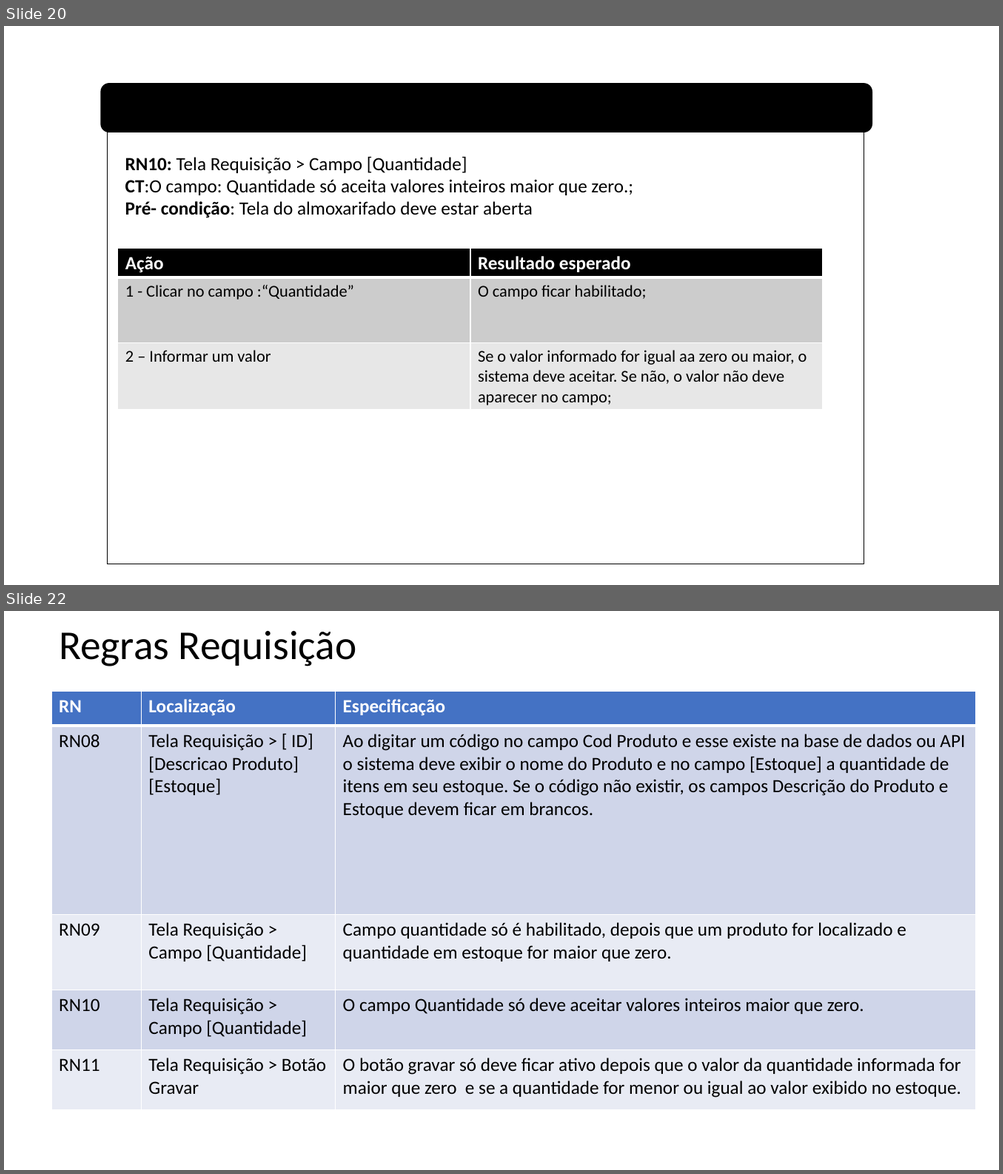
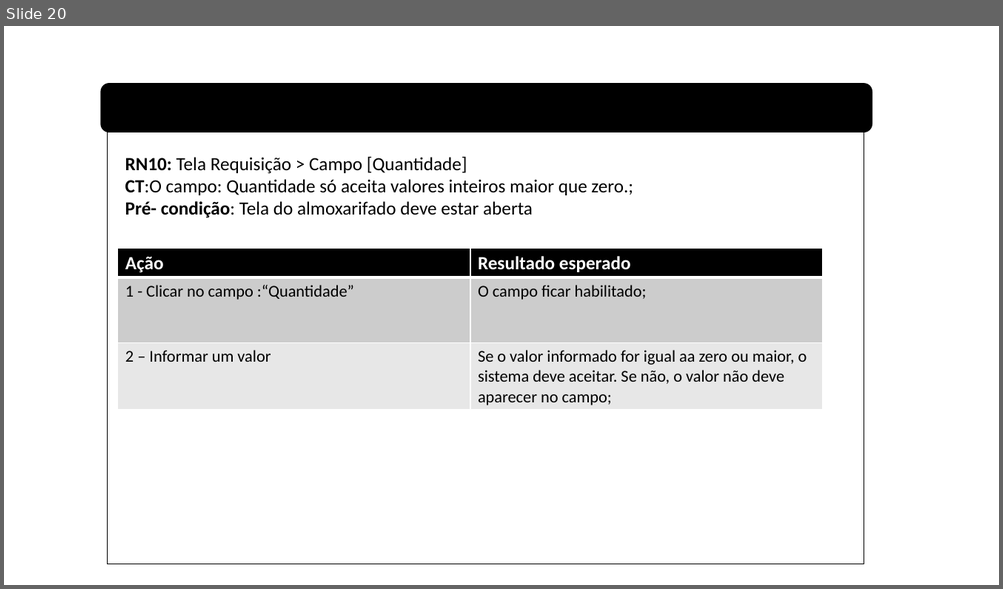
Before and after one commit to viniciuss1812/Almoxarifado, a slide deck: RegrasNegocio/RN_Requisitos.pptx. Shown one above the other, each under a label of ours: slides 20 and 22 before the commit, slide 20 after it; the slides between them are not shown. The pictures are 1003x1174 and 1003x589 pixels, drawn with LibreOffice and Linux fonts; fonts in the diff are those of the drawing. Boxes give left, top, right and bottom in pixels: in the first picture for what was removed or moved away, otherwise in the second. Text is boxed around its words. In the diff, an @@ line names an element or a change of style, - is before the commit and + after.

```diff
--- a/RegrasNegocio/RN_Requisitos.pptx
+++ b/RegrasNegocio/RN_Requisitos.pptx
@@ slide 22 removed at (4, 611, 999, 1170), background #FFFFFF @@
@@ title removed at (59, 631, 357, 667) @@
-Regras Requisição
@@ table removed at (52, 691, 976, 1110), 5 rows, 3 columns @@
-RN | Localização | Especificação
-RN08 | Tela Requisição > [ ID] [Descricao Produto] [Estoque] | Ao digitar um código no campo Cod Produto e esse existe na base de dados ou API o sistema deve exibir o nome do Produto e no campo [Estoque] a quantidade de itens em seu estoque. Se o código não existir, os campos Descrição do Produto e Estoque devem ficar em brancos.
-RN09 | Tela Requisição > Campo [Quantidade] | Campo quantidade só é habilitado, depois que um produto for localizado e quantidade em estoque for maior que zero.
-RN10 | Tela Requisição > Campo [Quantidade] | O campo Quantidade só deve aceitar valores inteiros maior que zero.
-RN11 | Tela Requisição > Botão Gravar | O botão gravar só deve ficar ativo depois que o valor da quantidade informada for maior que zero e se a quantidade for menor ou igual ao valor exibido no estoque.
```
Also in this commit, not shown: 6 slides changed, 11 other files.
